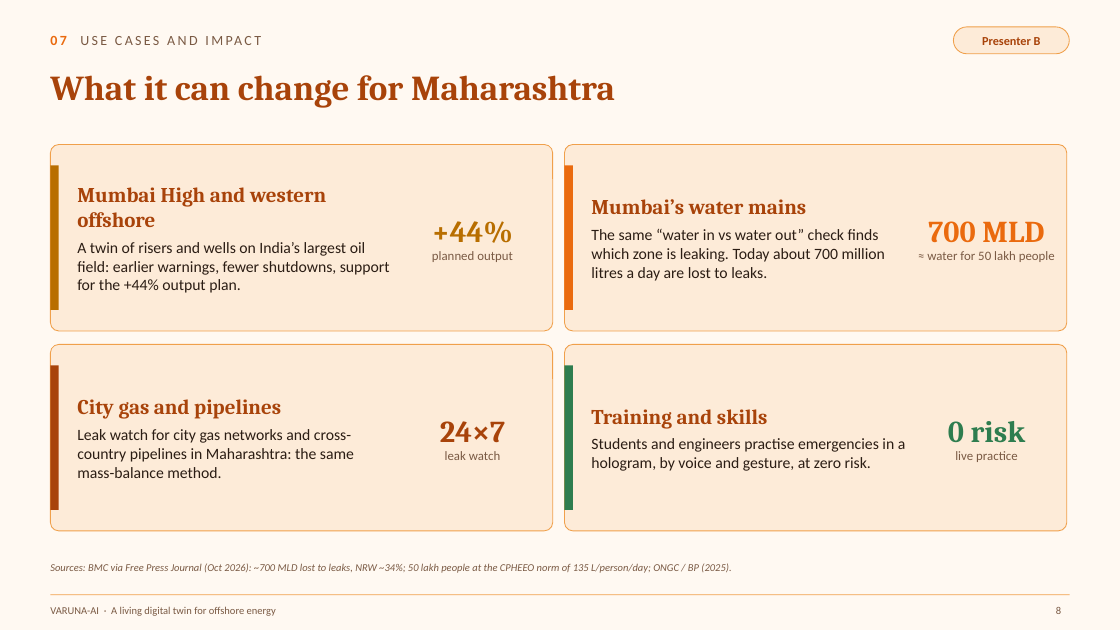
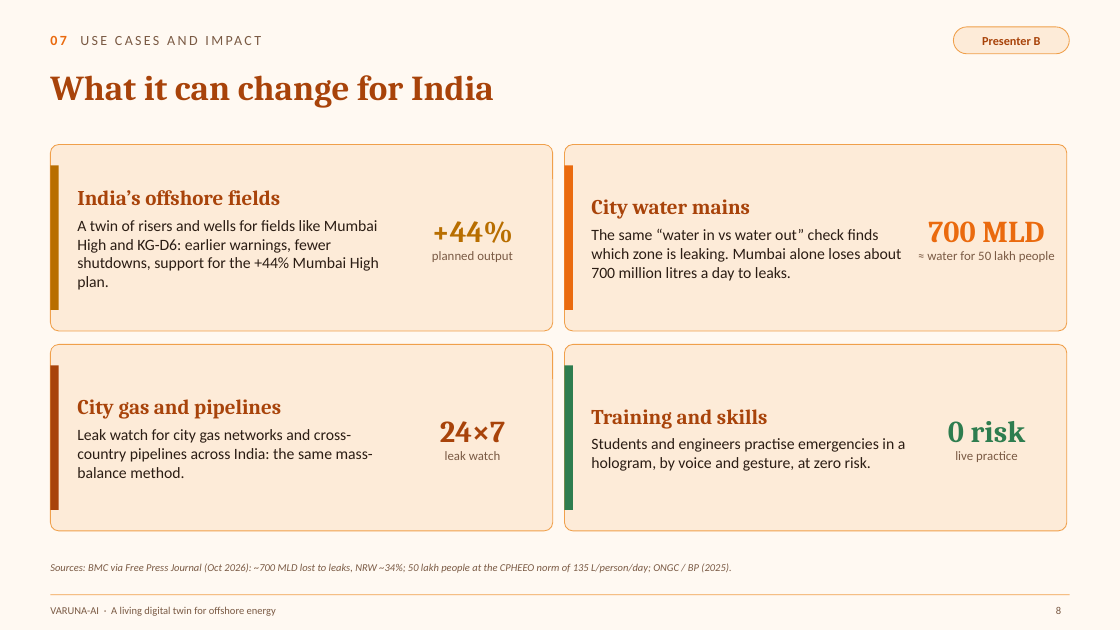
Before and after one commit to ChandanKarlekarV/Digital-Twin-, a slide deck: slide 8 of docs/presentation/VARUNA-AI_Governor_Deck.pptx. Drawn at 1120x630 pixels with LibreOffice and Linux fonts; fonts in the diff are those of the drawing. Boxes give left, top, right and bottom in pixels: in the first picture for what was removed or moved away, otherwise in the second. Text is boxed around its words. In the diff, an @@ line names an element or a change of style, - is before the commit and + after.

Commit message:
docs: impact slide and poster speak for India, not only Maharashtra

```diff
--- a/docs/presentation/VARUNA-AI_Governor_Deck.pptx
+++ b/docs/presentation/VARUNA-AI_Governor_Deck.pptx
@@ title at (50,75,494,108): text changed @@
-What it can change for Maharashtra
+What it can change for India
@@ text at (77,190,379,290): text changed @@
-Mumbai High and western offshore
-A twin of risers and wells on India’s largest oil field: earlier warnings, fewer shutdowns, support for the +44% output plan.
+India’s offshore fields
+A twin of risers and wells for fields like Mumbai High and KG-D6: earlier warnings, fewer shutdowns, support for the +44% Mumbai High plan.
@@ text at (591,199,902,281): text changed @@
-Mumbai’s water mains
-The same “water in vs water out” check finds which zone is leaking. Today about 700 million litres a day are lost to leaks.
+City water mains
+The same “water in vs water out” check finds which zone is leaking. Mumbai alone loses about 700 million litres a day to leaks.
@@ text at (77,429,373,478): text changed @@
-Leak watch for city gas networks and cross-country pipelines in Maharashtra: the same mass-balance method.
+Leak watch for city gas networks and cross-country pipelines across India: the same mass-balance method.
```
Also in this commit, not shown: 1 other slide changed, 10 other files.
